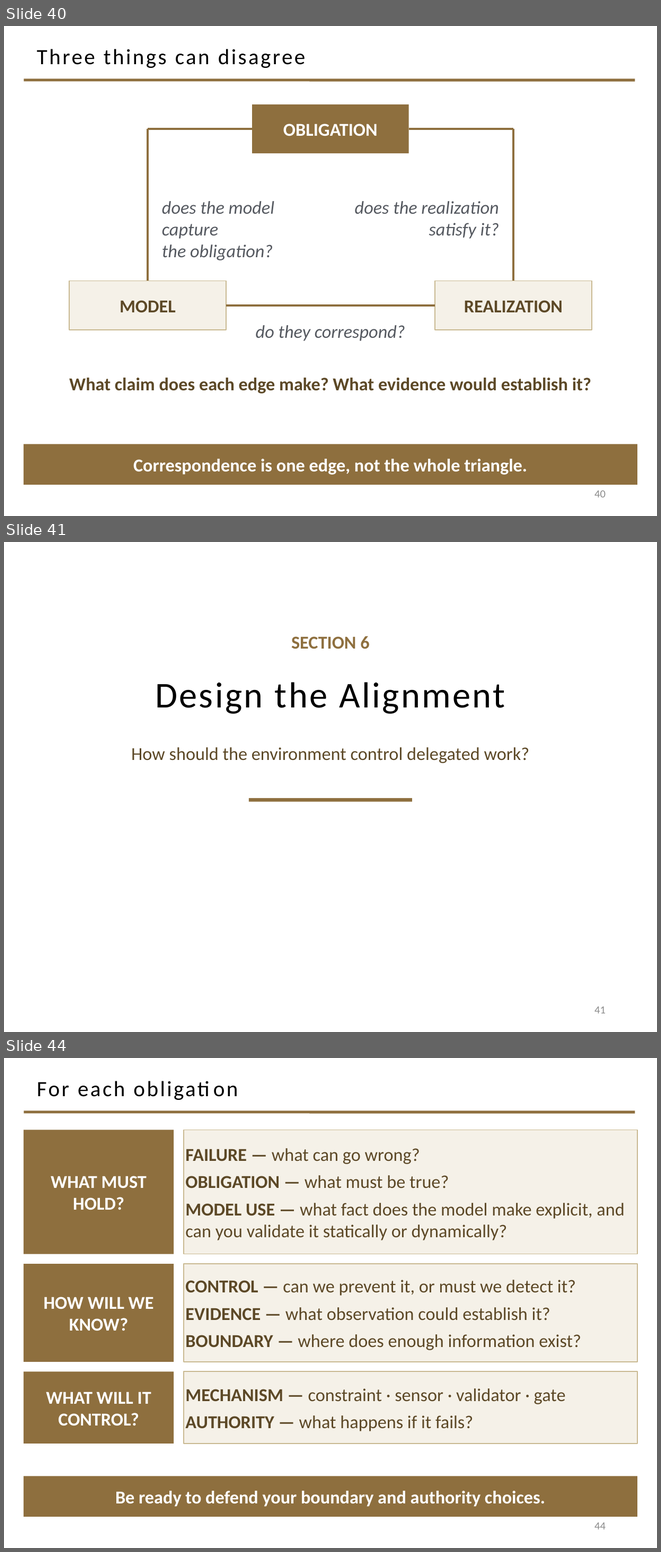
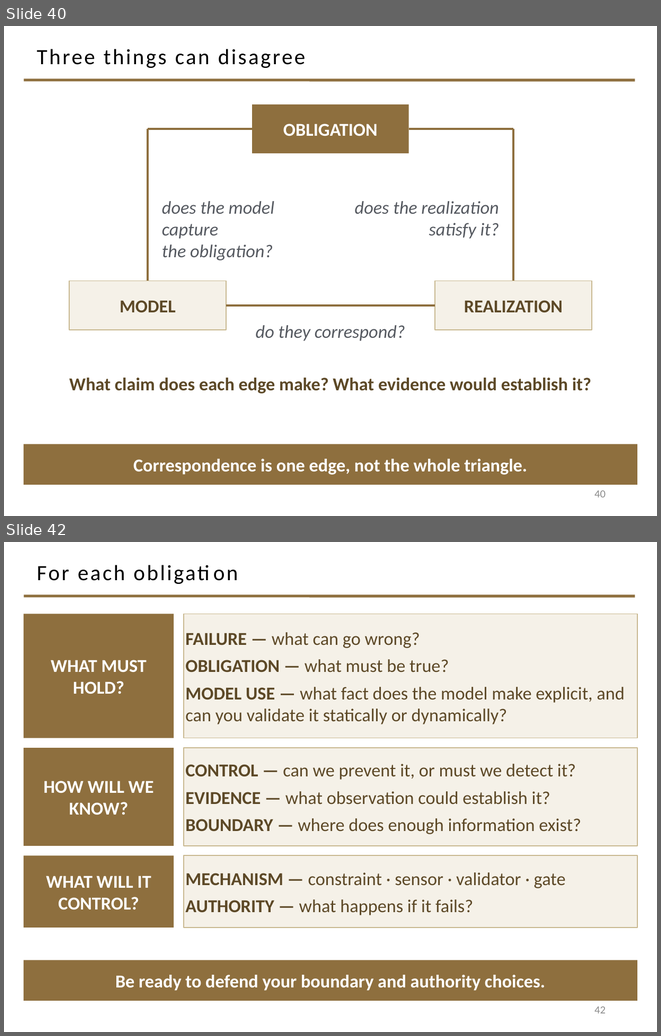
Before and after one commit to davisjam/model-based-agentic-software-engineering, a slide deck: course/lectures/act-2-delegation-and-control/03-alignment/2-3-Alignment.pptx. Shown one above the other, each under a label of ours: slides 40, 41 and 44 before the commit, slides 40 and 42 after it; the slides between them are not shown. The pictures are 661x1552 and 661x1036 pixels, drawn with LibreOffice and Linux fonts; fonts in the diff are those of the drawing; background and template pictures are left out. Boxes give left, top, right and bottom in pixels: in the first picture for what was removed or moved away, otherwise in the second. Text is boxed around its words. In the diff, an @@ line names an element or a change of style, - is before the commit and + after.

Commit message:
deck 2-3: cut 6 — drop SECTION 6 divider, merge activity setup + given model into 'Design the Alignment' (46->44)

```diff
--- a/course/lectures/act-2-delegation-and-control/03-alignment/2-3-Alignment.pptx
+++ b/course/lectures/act-2-delegation-and-control/03-alignment/2-3-Alignment.pptx
@@ slide 41 removed at (4, 542, 657, 1032), background #FFFFFF @@
@@ text removed at (291, 636, 369, 649) @@
-SECTION 6
@@ title removed at (155, 682, 505, 714) @@
-Design the Alignment
@@ text removed at (131, 747, 530, 763) @@
-How should the environment control delegated work?
@@ rectangle removed at (249, 798, 412, 802) @@
@@ page number removed at (594, 1006, 606, 1013) @@
-41
@@ what was slide 44 is now slide 42 @@
@@ page number at (594, 1006, 606, 1013): text changed @@
-44
+42
```
Also in this commit, not shown: 1 slide changed, 1 other slide removed.
